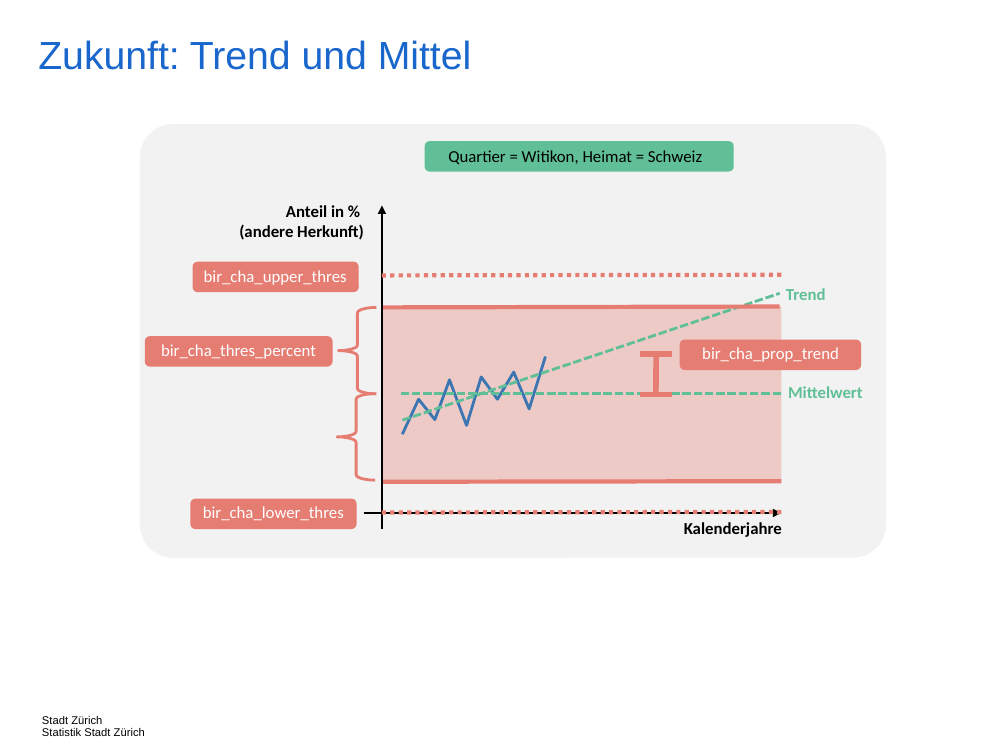
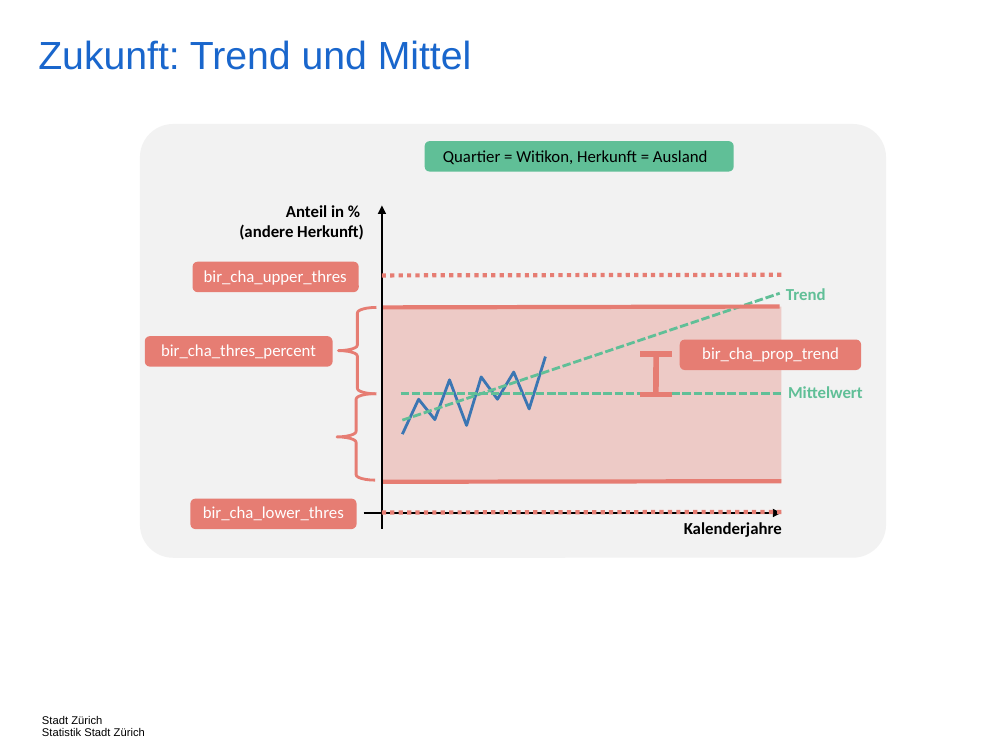
Before and after one commit to StatistikStadtZuerich/BevSzen, a slide deck: slide 12 of 2020phase2/5_Documentation/Concepts.pptx. Drawn at 1008x756 pixels with LibreOffice and Linux fonts; fonts in the diff are those of the drawing. Boxes give left, top, right and bottom in pixels: in the first picture for what was removed or moved away, otherwise in the second. Text is boxed around its words. In the diff, an @@ line names an element or a change of style, - is before the commit and + after.

```diff
--- a/2020phase2/5_Documentation/Concepts.pptx
+++ b/2020phase2/5_Documentation/Concepts.pptx
@@ text at (x1=443, y1=150, x2=708, y2=165): text changed @@
-Quartier = Witikon, Heimat = Schweiz
+Quartier = Witikon, Herkunft = Ausland
```
Also in this commit, not shown: 1 other slide changed, 2 other files.
